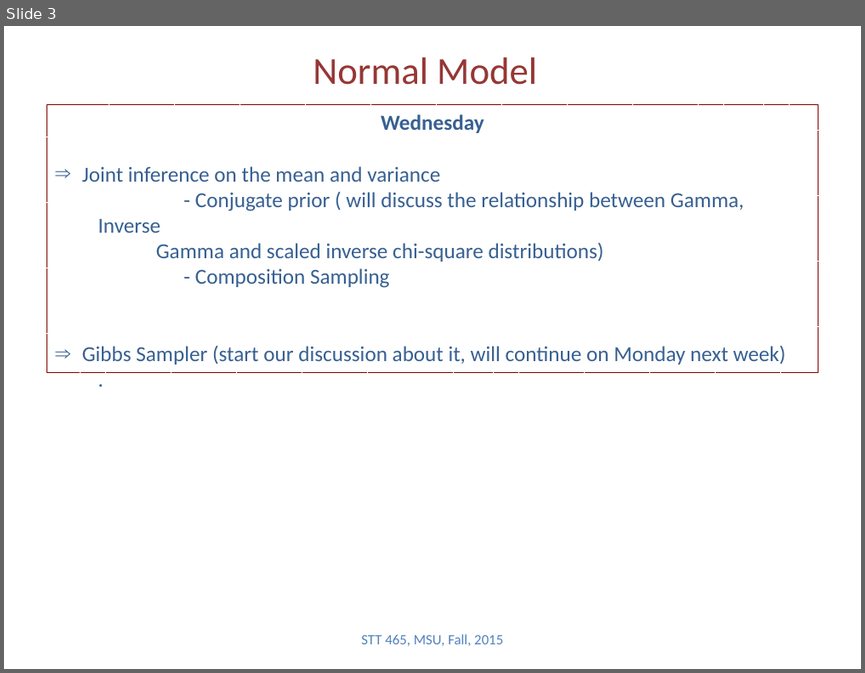
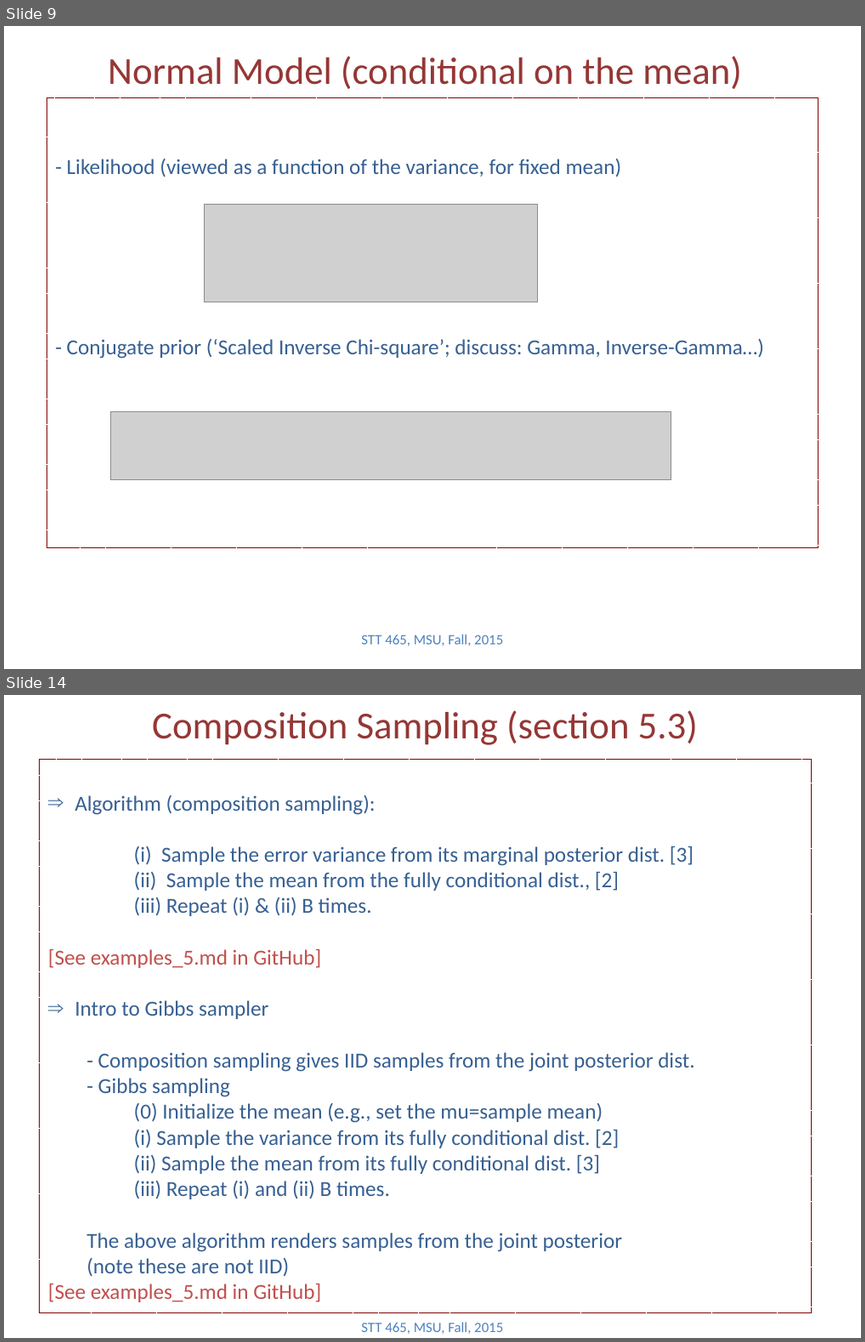
Before and after one commit to Boukos/STT465, a slide deck: STT465_5.pptx. Shown one above the other, each under a label of ours: slide 3 before the commit, slides 9 and 14 after it; the slides between them are not shown. The pictures are 865x673 and 865x1342 pixels, drawn with LibreOffice and Linux fonts; fonts in the diff are those of the drawing; grey boxes stand for pictures. Boxes give left, top, right and bottom in pixels: in the first picture for what was removed or moved away, otherwise in the second. Text is boxed around its words. In the diff, an @@ line names an element or a change of style, - is before the commit and + after.

```diff
--- a/STT465_5.pptx
+++ b/STT465_5.pptx
@@ slide 14 added at <box>4,695,861,1338</box>, background #FFFFFF @@
@@ title added at <box>152,710,698,745</box>, 32 pt, text #953735 @@
+Composition Sampling (section 5.3)
@@ rectangle added at <box>40,760,812,1313</box>, outline #800000 0.75 pt dashed, 18 pt, text #376092 @@
+⇒ Algorithm (composition sampling):
+(i) Sample the error variance from its marginal posterior dist. [3]
+(ii) Sample the mean from the fully conditional dist., [2]
+(iii) Repeat (i) & (ii) B times.
+[See examples_5.md in GitHub]
+⇒ Intro to Gibbs sampler
+- Composition sampling gives IID samples from the joint posterior dist.
+- Gibbs sampling
+(0) Initialize the mean (e.g., set the mu=sample mean)
+(i) Sample the variance from its fully conditional dist. [2]
+(ii) Sample the mean from its fully conditional dist. [3]
+(iii) Repeat (i) and (ii) B times.
+The above algorithm renders samples from the joint posterior
+(note these are not IID)
+[See examples_5.md in GitHub]
@@ text added at <box>361,1321,503,1333</box>, 12 pt, text #4F81BD @@
+STT 465, MSU, Fall, 2015
@@ what was slide 3 is now slide 9 @@
@@ slide 9 changed as well @@
@@ title at <box>108,56,742,89</box>: text changed @@
-Normal Model
+Normal Model (conditional on the mean)
@@ rectangle "- Likelihood (viewed as a ...": place and size @@
-rectangle "- Likelihood (viewed as a ..." at <box>46,105,818,373</box>
+rectangle "- Likelihood (viewed as a ..." at <box>46,97,818,547</box>
@@ text in rectangle at <box>67,159,764,358</box>: text changed @@
-Wednesday
-⇒ Joint inference on the mean and variance
-  - Conjugate prior ( will discuss the relationship between Gamma, Inverse
-  Gamma and scaled inverse chi-square distributions)
-  - Composition Sampling
-⇒ Gibbs Sampler (start our discussion about it, will continue on Monday next week)
-  .
+- Likelihood (viewed as a function of the variance, for fixed mean)
+- Conjugate prior (‘Scaled Inverse Chi-square’; discuss: Gamma, Inverse-Gamma…)
@@ picture added at <box>204,204,537,302</box> @@
@@ picture added at <box>110,412,670,480</box> @@
```
Also in this commit, not shown: 1 other slide changed, 10 other slides added, 2 other files.
